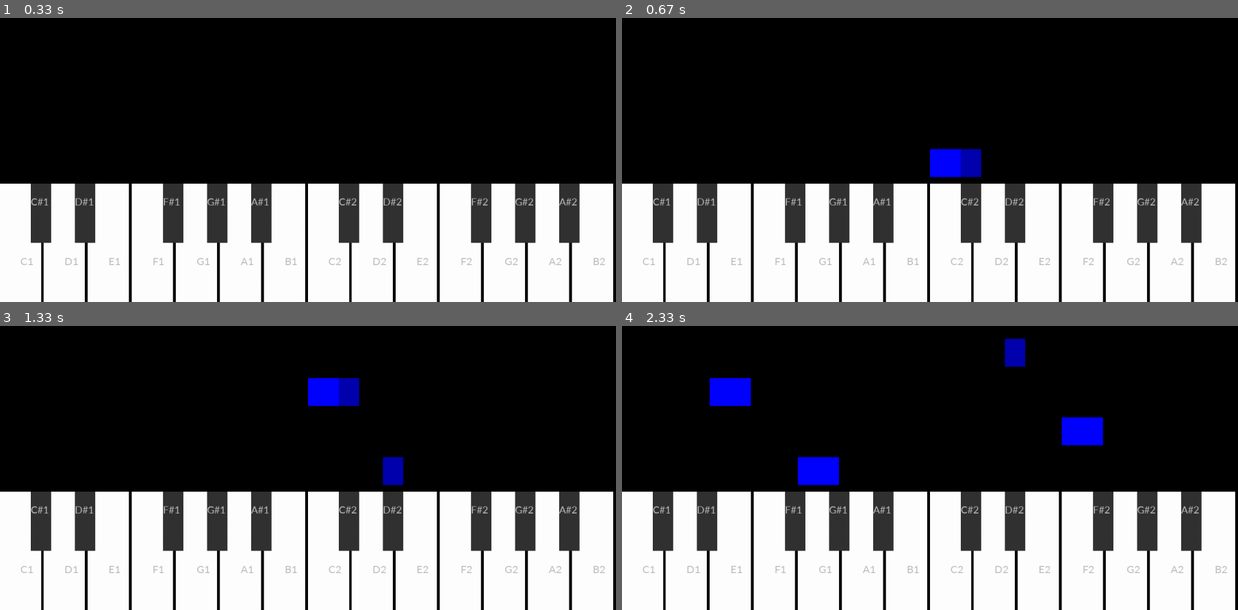
Above: before the commit, frames 1-4 (two rows, left to right).
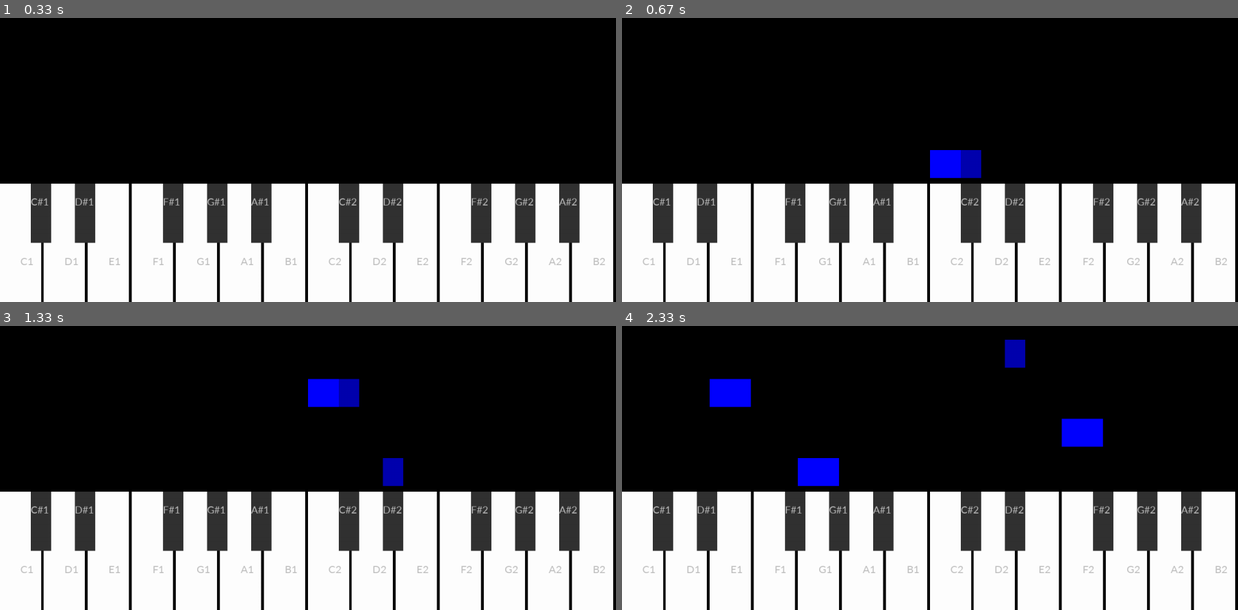
Above: after the commit, the same moments.

Repository: jdrhea/pygame-piano
Game: pygame game, started from pypiano.py
Same seed, same stepped clock (60 frames per second), same inputs: the game is played once before the commit and once after it.
Inputs (mouse positions are in pixels of both pictures, inside the frame that each line leads up to):
- Up to frame 1 (0.33 s): no input
- Up to frame 2 (0.67 s): press the mouse at (973, 213) at 0.37 s; move the mouse to (905, 142) at 0.47 s; release the mouse at (837, 71) at 0.6 s
- Up to frame 3 (1.33 s): tap Space at 0.67 s; press the mouse at (394, 521) at 1.03 s; move the mouse to (326, 499) at 1.13 s; release the mouse at (264, 479) at 1.27 s
- Up to frame 4 (2.33 s): press the mouse at (726, 550) at 1.37 s; move the mouse to (911, 456) at 1.47 s; release the mouse at (1090, 360) at 1.6 s; press the mouse at (1084, 550) at 1.7 s; move the mouse to (1114, 536) at 1.8 s; release the mouse at (1145, 521) at 1.93 s; press the mouse at (819, 550) at 2.03 s; move the mouse to (905, 468) at 2.13 s; release the mouse at (997, 385) at 2.27 s

Frame 1 is identical in both runs. In frame 2, less than 0.1% of the frame differs, in the area x 50-59%, y 46-57%; in frame 3, 0.1%; in frame 4, 0.3%, in the area x 14-79%, y 4-57%.

Commit message:
updated readme and started working on player piano feature

Diff:
--- a/pypiano.py
+++ b/pypiano.py
@@ -46,6 +46,9 @@
 
 activeKeys = []
 activeNotes = []
+recorded = []
+recordedTimes = []
+timeList= []
 
 
 keySounds = {
@@ -76,6 +79,7 @@
 }
 whitekeys = []
 blackkeys = []
+
 
 
 
@@ -113,22 +117,40 @@
     for x, w, c, h, s, t in activeNotes:
         white_note = pygame.Rect(x, GAME_HEIGHT - KEY_HEIGHT-t, w, h)
         pygame.draw.rect(window, c, white_note)
+def startTimer():
+    for note,time,cap in timeList:
+        recordedTimes.append(time)
+        recorded.append(note)
+def defineTimer(note):
+    timeList.append([note,0, False])
+
 
 def drawNoteatX(x, w, c):
     activeNotes.append([x, w, c, 1, False, 0])
 
+
 while True: # game loop
     growth = 250
-    dt = clock.tick(120) / 1000.0
+    dt = clock.tick(60) / 1000.0
     for note in activeNotes:
         if note[4]:  # shrinking
-            note[3] += 0
             note[5] += growth * dt
         else:
             note[3] += growth * dt
             note[5] += growth * dt
+    for t in timeList:
+        if t[2]:
+            t[1] += 0
+        else:
+            t[1] += dt
     # remove notes that are no longer visible
     activeNotes = [note for note in activeNotes if note[3] > 1]
+    keys = pygame.key.get_pressed()
+    if keys[pygame.K_SPACE]:
+        isRecording = True
+    else:
+        isRecording = False
+
     for event in pygame.event.get():
         if event.type == pygame.QUIT: # if click X button on window
             pygame.quit()
@@ -145,6 +167,10 @@
                     whiteSounds[i].play()
                     activeKeys.append(whitekeys[i])
                     drawNoteatX(whitekeys[i].x, w=KEY_WIDTH, c=(0,0,255))
+                    defineTimer(whitekeys[i])
+                    startTimer()
+                    print(recorded, recordedTimes)
+
             black_indices = [0,1,3,4,5,7,8,10,11,12]
             for idx in range(len(black_indices)):
                 if blackkeys[idx].collidepoint(event.pos):
@@ -153,10 +179,15 @@
                         sound.play()
                     activeKeys.append(blackkeys[idx])
                     drawNoteatX(blackkeys[idx].x, w=KEY_WIDTH/2, c=(0,0,175))
+                    recorded.append(blackkeys[idx])
         if event.type == pygame.MOUSEBUTTONUP:
             activeKeys.clear()
             for note in activeNotes:
                 note[4] = True
+            for t in timeList:
+                t[2] = True
+
+
     window.fill((0, 0, 0))
     drawKeys()
     drawNote()
Not shown, changed: README.md
